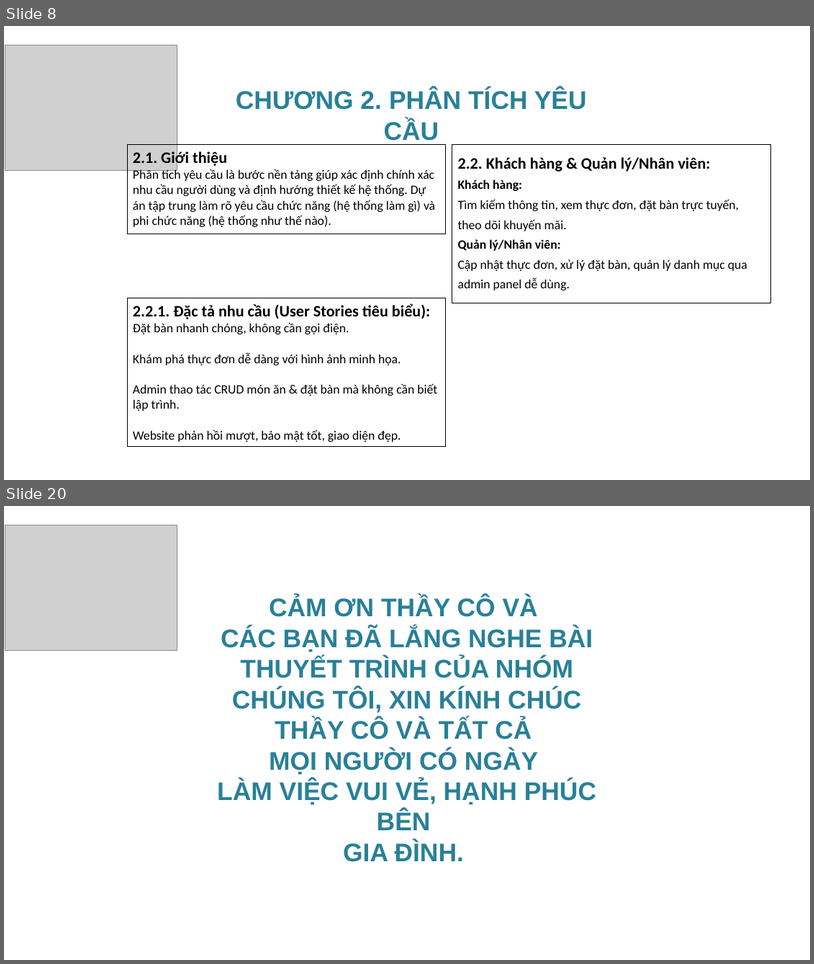
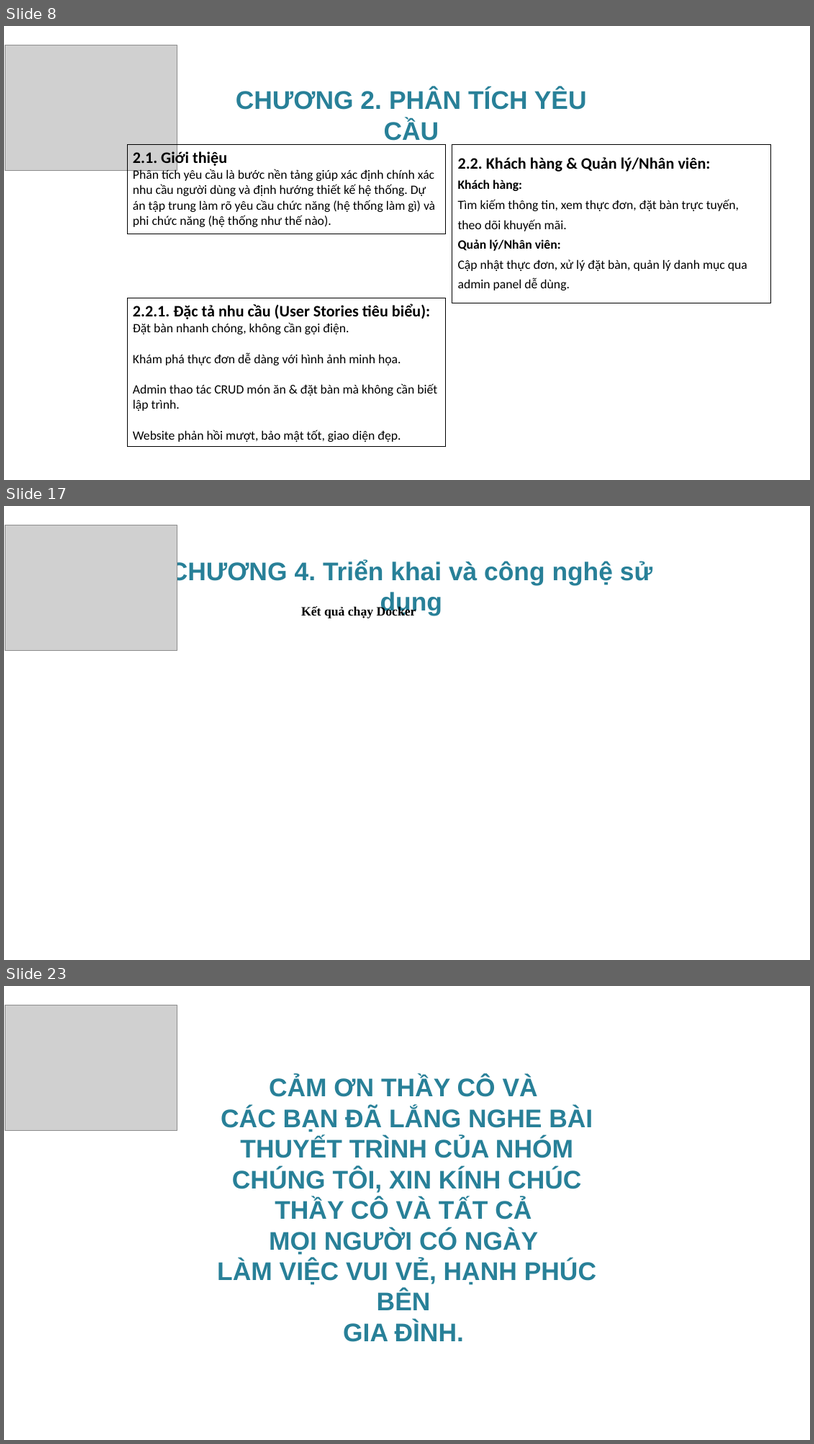
Before and after one commit to KyThuatTVU/DuAn-WebSiteNhaHang, a slide deck: BaoCaoKTM_NhomTripleCode/SlideBaoCaoKetThucMon_Nhom01.pptx. Shown one above the other, each under a label of ours: slides 8 and 20 before the commit, slides 8, 17 and 23 after it; the slides between them are not shown. The pictures are 814x964 and 814x1444 pixels, drawn with LibreOffice and Linux fonts; fonts in the diff are those of the drawing; grey boxes stand for pictures; background and template pictures are left out. Boxes give left, top, right and bottom in pixels: in the first picture for what was removed or moved away, otherwise in the second. Text is boxed around its words. In the diff, an @@ line names an element or a change of style, - is before the commit and + after.

Commit message:
cập nhật Postman và Docker

```diff
--- a/BaoCaoKTM_NhomTripleCode/SlideBaoCaoKetThucMon_Nhom01.pptx
+++ b/BaoCaoKTM_NhomTripleCode/SlideBaoCaoKetThucMon_Nhom01.pptx
@@ slide 17 added at (4, 506, 810, 960), background picture (left out) @@
@@ picture added at (5, 525, 177, 650) @@
@@ text added at (170, 560, 653, 616), 32 pt, text #288098, bold @@
+CHƯƠNG 4. Triển khai và công nghệ sử dụng
@@ text added at (301, 606, 417, 618), 16 pt, text #000000, bold @@
+  Kết quả chạy Docker
@@ what was slide 20 is now slide 23 @@
```
Also in this commit, not shown: 3 slides changed, 10 other slides added, 8 slides removed, 33 other files.
